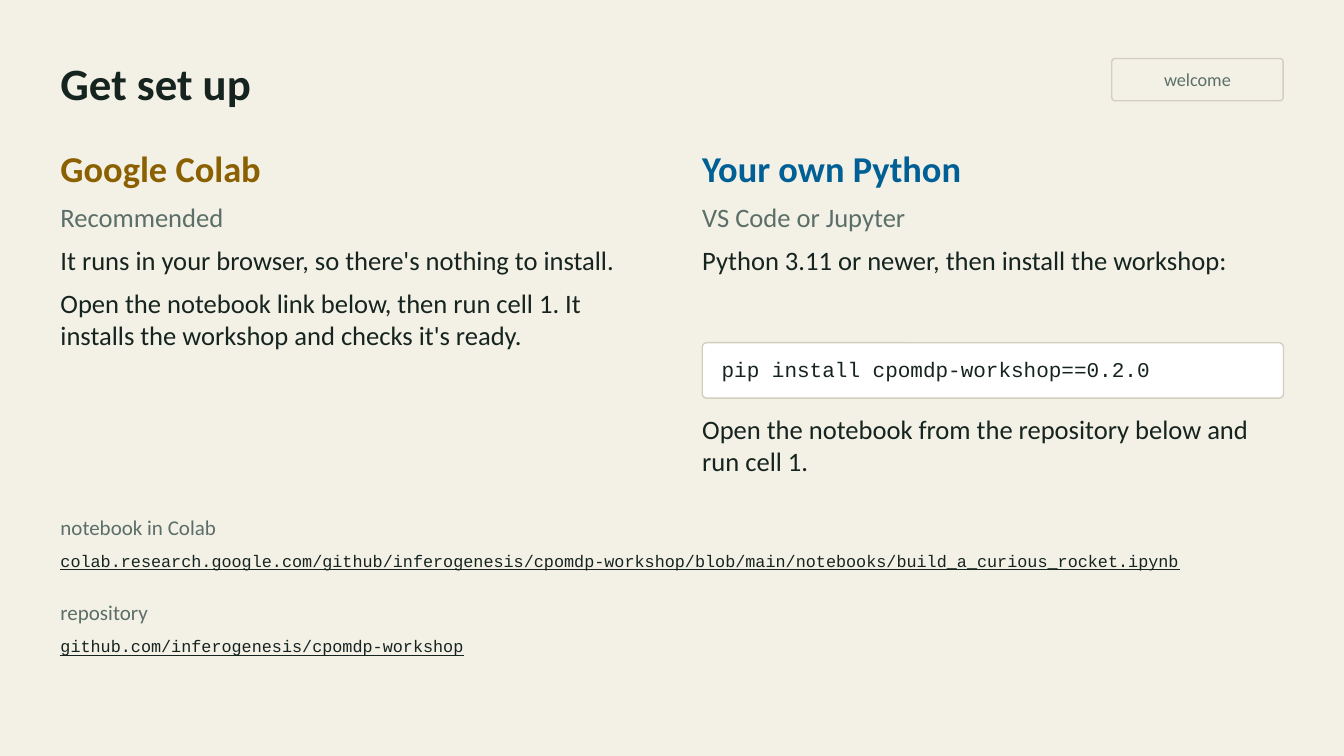
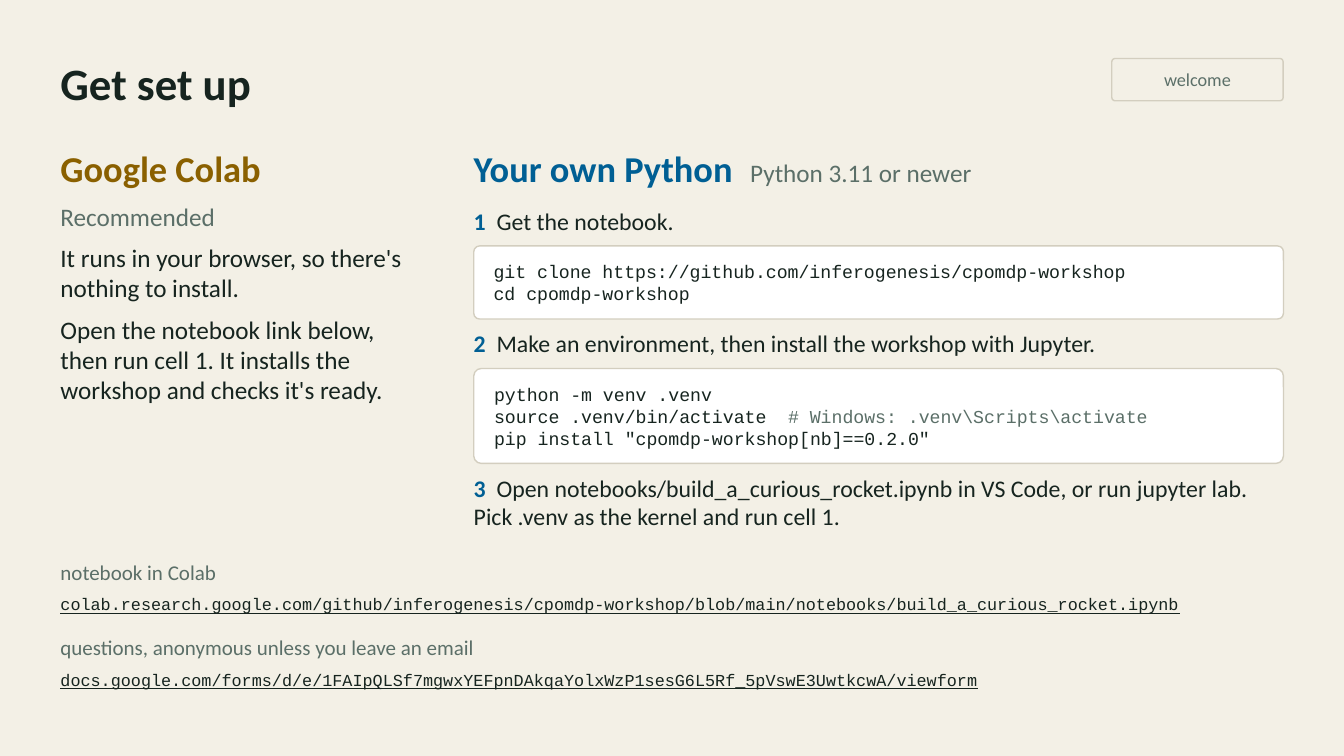
Before and after one commit to inferogenesis/cpomdp-workshop, a slide deck: slide 6 of deck/cpomdp_symposium_2026.pptx. Drawn at 1344x756 pixels with LibreOffice and Linux fonts; fonts in the diff are those of the drawing. Boxes give left, top, right and bottom in pixels: in the first picture for what was removed or moved away, otherwise in the second. Text is boxed around its words. In the diff, an @@ line names an element or a change of style, - is before the commit and + after.

```diff
--- a/deck/cpomdp_symposium_2026.pptx
+++ b/deck/cpomdp_symposium_2026.pptx
@@ text at [474, 156, 972, 188]: text changed; size 19 to 18 pt; text colour #16241F to #5B6F68 @@
-Your own Python
-VS Code or Jupyter
-Python 3.11 or newer, then install the workshop:
+Your own Python Python 3.11 or newer
@@ text at [60, 208, 402, 403]: size 19 to 18 pt @@
@@ text added at [474, 213, 673, 230], 17 pt, text #16241F @@
+1 Get the notebook.
@@ rounded rectangle added at [474, 246, 1284, 320], fill #FFFFFF, outline #D3CEBF 1 pt, 13 pt, text #16241F @@
+git clone https://github.com/inferogenesis/cpomdp-workshop
+cd cpomdp-workshop
@@ text added at [474, 335, 1095, 356], 17 pt, text #16241F @@
+2 Make an environment, then install the workshop with Jupyter.
@@ rounded rectangle "python -m venv .venv": place and size @@
-rounded rectangle "python -m venv .venv" at [703, 343, 1285, 398]
+rounded rectangle "python -m venv .venv" at [474, 369, 1284, 464]
@@ text in rounded rectangle at [494, 388, 1148, 449]: text changed; size 15 to 13 pt @@
-pip install cpomdp-workshop==0.2.0
+python -m venv .venv
+source .venv/bin/activate # Windows: .venv\Scripts\activate
+pip install "cpomdp-workshop[nb]==0.2.0"
@@ text removed at [702, 420, 1248, 471] @@
-Open the notebook from the repository below and run cell 1.
@@ text added at [474, 480, 1247, 525], 17 pt, text #16241F @@
+3 Open notebooks/build_a_curious_rocket.ipynb in VS Code, or run jupyter lab. Pick .venv as the kernel and run cell 1.
@@ text "notebook in Colab": place and size @@
-text "notebook in Colab" at [60, 520, 216, 535]
+text "notebook in Colab" at [60, 565, 216, 580]
@@ text "colab.research.google.com/github/inferogenesis/cpomdp-worksh ...": place and size @@
-text "colab.research.google.com/github/inferogenesis/cpomdp-worksh ..." at [60, 555, 1178, 571]
+text "colab.research.google.com/github/inferogenesis/cpomdp-worksh ..." at [60, 598, 1178, 614]
@@ text removed at [60, 605, 147, 624] @@
-repository
@@ text removed at [60, 640, 463, 656] @@
-github.com/inferogenesis/cpomdp-workshop
@@ text added at [60, 640, 474, 659], 15 pt, text #5B6F68 @@
+questions, anonymous unless you leave an email
@@ text added at [60, 674, 977, 690], 12 pt, text #16241F, underline @@
+docs.google.com/forms/d/e/1FAIpQLSf7mgwxYEFpnDAkqaYolxWzP1sesG6L5Rf_5pVswE3UwtkcwA/viewform
```
Also in this commit, not shown: 4 other slides changed, 3 slides removed, 6 other files.
